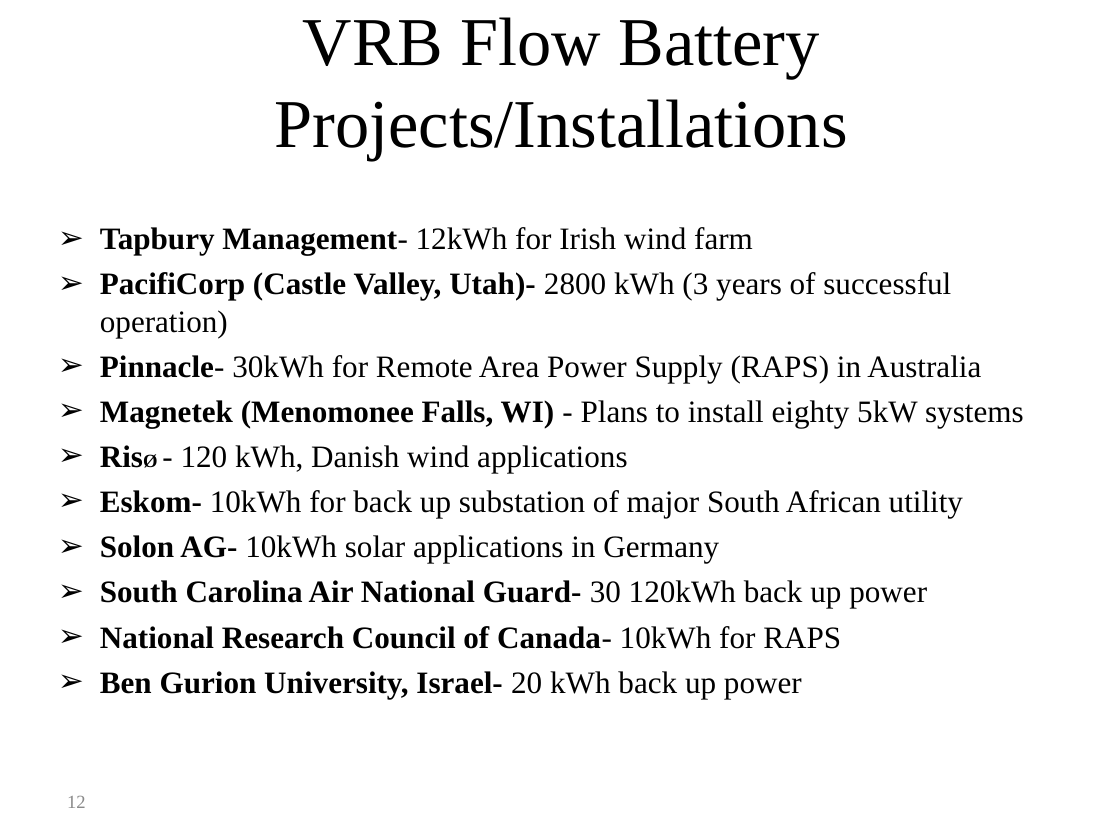
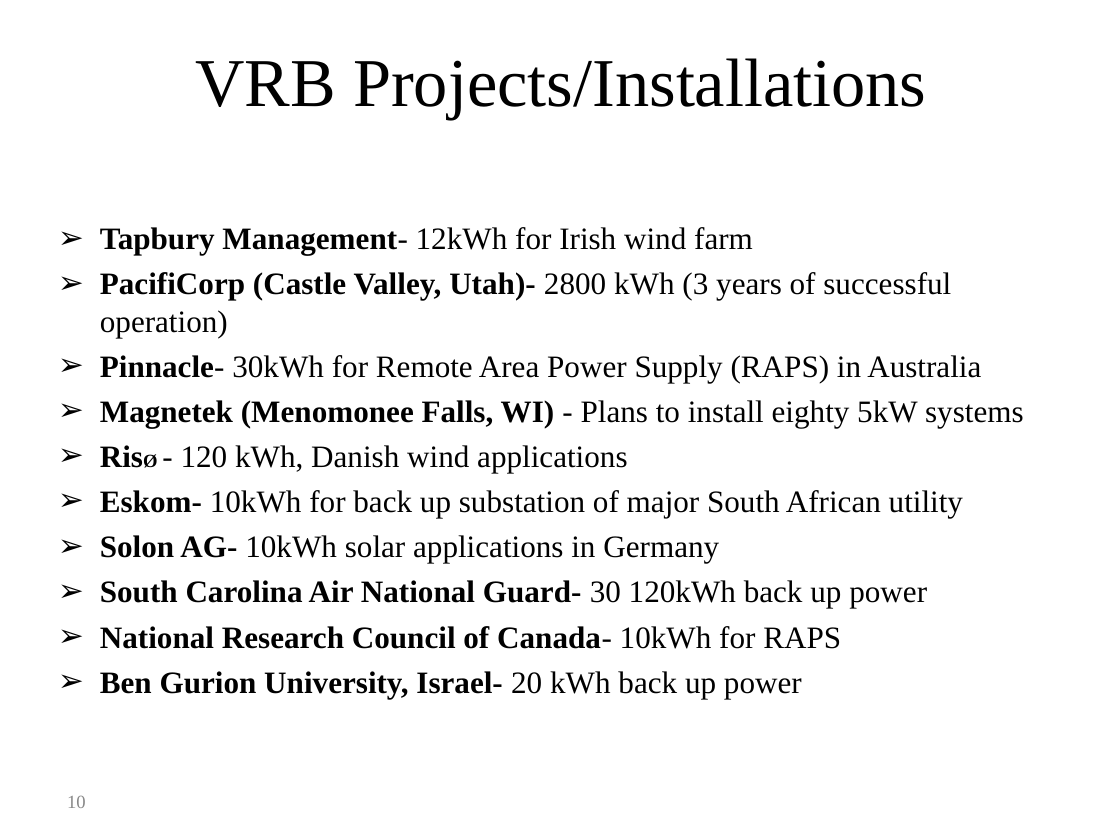
Before and after one commit to gridlab-d/course, a slide deck: slide 10 of Distribution_Analysis_Course/4.0 - Energy_Storage_and_PHEVs.ppt (slide 12 before the commit). Drawn at 1120x840 pixels with LibreOffice and Linux fonts; fonts in the diff are those of the drawing. Boxes give left, top, right and bottom in pixels: in the first picture for what was removed or moved away, otherwise in the second. Text is boxed around its words. In the diff, an @@ line names an element or a change of style, - is before the commit and + after.

```diff
--- a/Distribution_Analysis_Course/4.0 - Energy_Storage_and_PHEVs.ppt
+++ b/Distribution_Analysis_Course/4.0 - Energy_Storage_and_PHEVs.ppt
@@ title at box(195, 58, 926, 119): text changed @@
-VRB Flow Battery Projects/Installations
+VRB Projects/Installations
@@ page number at box(67, 795, 86, 808): text changed @@
-12
+10
```
Also in this commit, not shown: 7 other slides changed, 3 slides added, 3 slides removed.
